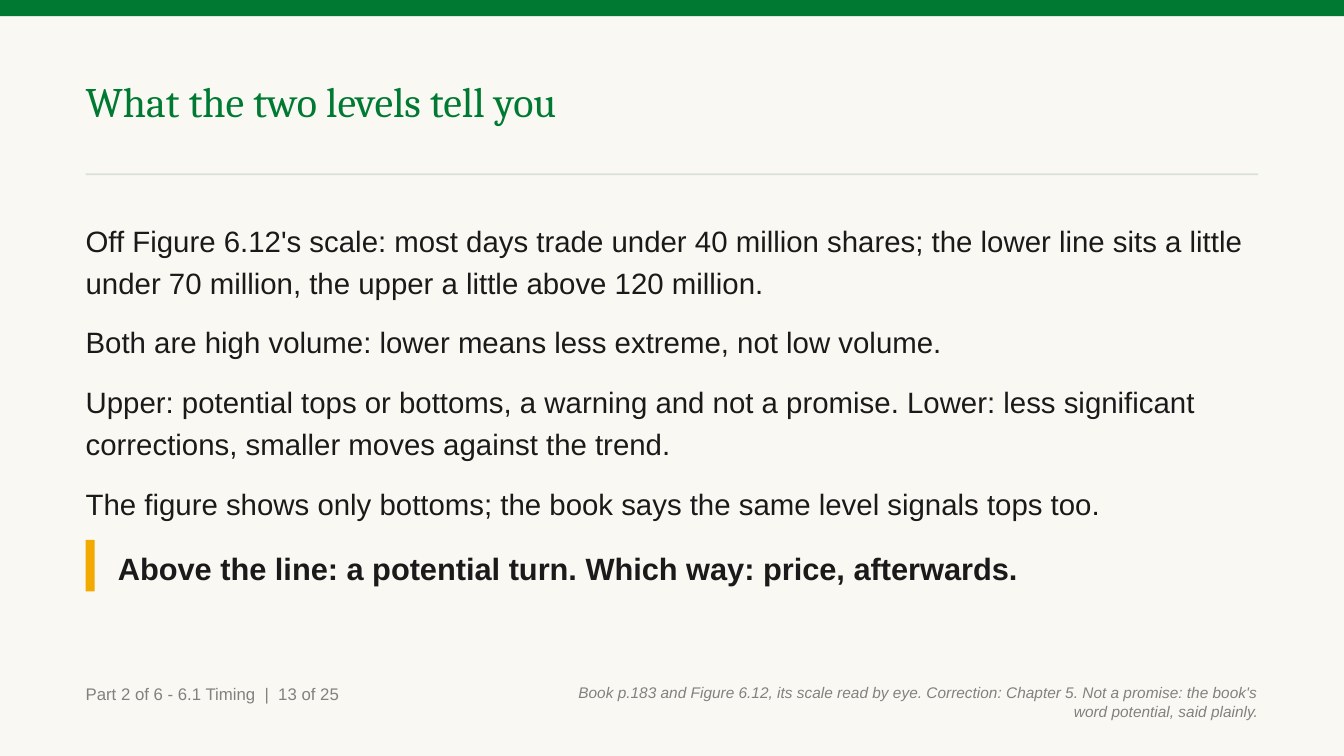
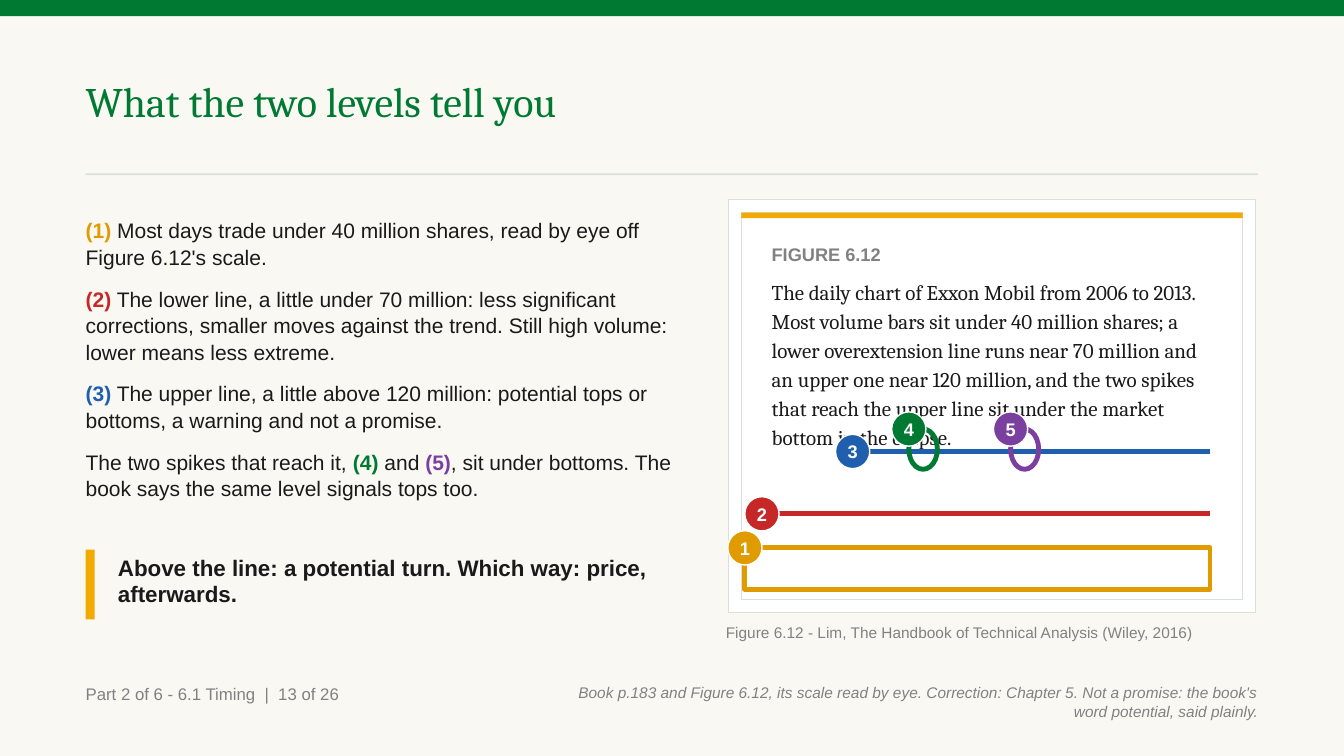
Before and after one commit to benjiesotelo-sudo/Telos_FIN1209, a slide deck: slide 50 of chapter-06/FIN1209-Chapter-06.pptx (slide 49 before the commit). Drawn at 1344x756 pixels with LibreOffice and Linux fonts; fonts in the diff are those of the drawing. Boxes give left, top, right and bottom in pixels: in the first picture for what was removed or moved away, otherwise in the second. Text is boxed around its words. In the diff, an @@ line names an element or a change of style, - is before the commit and + after.

```diff
--- a/chapter-06/FIN1209-Chapter-06.pptx
+++ b/chapter-06/FIN1209-Chapter-06.pptx
@@ rectangle added at [729,200,1256,613], fill #FFFFFF, outline #D7E0D9 1 pt @@
@@ text at [86,222,671,501]: text changed; size 21 to 15 pt @@
-Off Figure 6.12's scale: most days trade under 40 million shares; the lower line sits a little under 70 million, the upper a little above 120 million.
-Both are high volume: lower means less extreme, not low volume.
-Upper: potential tops or bottoms, a warning and not a promise. Lower: less significant corrections, smaller moves against the trend.
-The figure shows only bottoms; the book says the same level signals tops too.
+(1) Most days trade under 40 million shares, read by eye off Figure 6.12's scale.
+(2) The lower line, a little under 70 million: less significant corrections, smaller moves against the trend. Still high volume: lower means less extreme.
+(3) The upper line, a little above 120 million: potential tops or bottoms, a warning and not a promise.
+The two spikes that reach it, (4) and (5), sit under bottoms. The book says the same level signals tops too.
@@ rectangle added at [742,213,1243,600], fill #FFFFFF, outline #D7E0D9 1 pt @@
@@ rectangle added at [742,213,1243,219], fill #F2A900 @@
@@ text added at [772,248,1197,451], 15 pt, text #1A1A1A @@
+FIGURE 6.12
+The daily chart of Exxon Mobil from 2006 to 2013. Most volume bars sit under 40 million shares; a lower overextension line runs near 70 million and an upper one near 120 million, and the two spikes that reach the upper line sit under the market bottom in the ellipse.
@@ ellipse added at [892,412,927,447], fill #007A33, outline #FFFFFF 1 pt, 13 pt, text #FFFFFF, bold @@
+4
@@ ellipse added at [994,412,1028,447], fill #7B3FA0, outline #FFFFFF 1 pt, 13 pt, text #FFFFFF, bold @@
+5
@@ ellipse added at [836,435,870,469], fill #1F5FAD, outline #FFFFFF 1 pt, 13 pt, text #FFFFFF, bold @@
+3
@@ ellipse added at [909,430,938,470], outline #007A33 3.5 pt @@
@@ ellipse added at [1011,430,1040,470], outline #7B3FA0 3.5 pt @@
@@ line added from (853, 452) to (1210, 452), #1F5FAD 3.5 pt @@
@@ ellipse added at [745,497,779,531], fill #C62828, outline #FFFFFF 1 pt, 13 pt, text #FFFFFF, bold @@
+2
@@ ellipse added at [728,531,762,566], fill #E09B00, outline #FFFFFF 1 pt, 13 pt, text #FFFFFF, bold @@
+1
@@ line added from (762, 514) to (1210, 514), #C62828 3.5 pt @@
@@ rectangle: place and size @@
-rectangle at [86,539,95,591]
+rectangle at [86,549,95,619]
@@ text "Above the line: a potential ..." at [118,559,647,603]: size 22 to 16 pt; line spacing 1.15 to 1 @@
@@ rectangle added at [745,548,1210,590], outline #E09B00 3.5 pt @@
@@ text added at [726,627,1192,641], 11 pt, text #818181 @@
+Figure 6.12 - Lim, The Handbook of Technical Analysis (Wiley, 2016)
```
Also in this commit, not shown: 49 other slides changed, 2 slides added, 2 other files.
